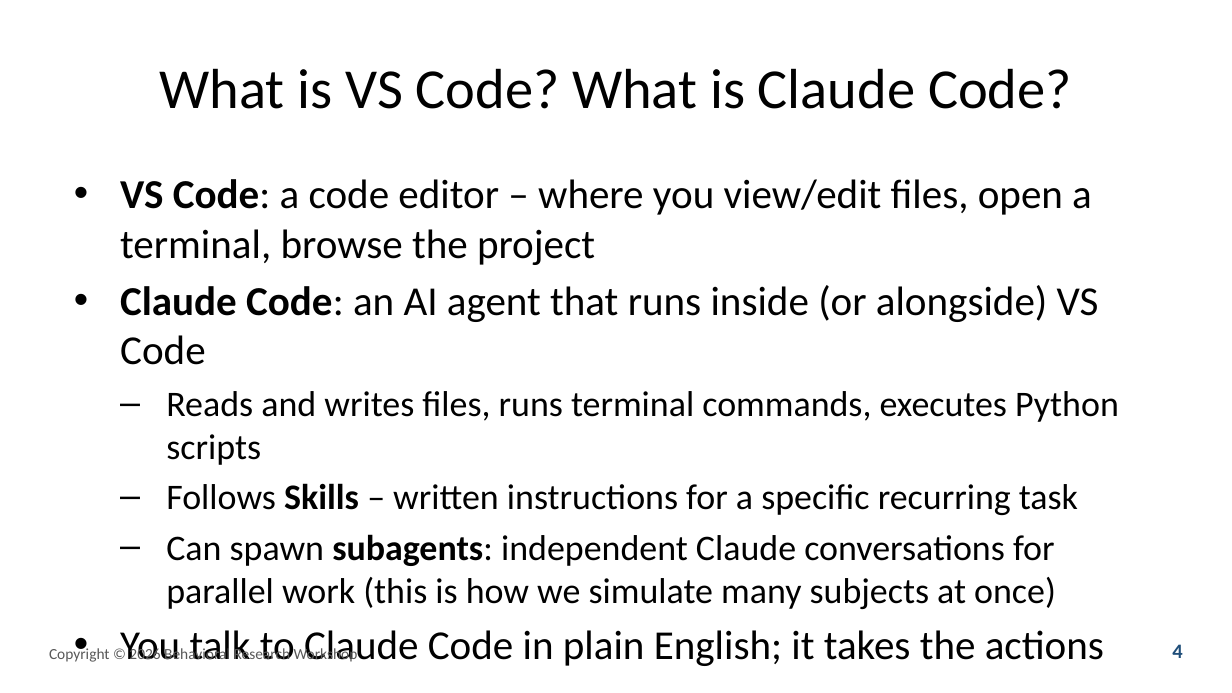
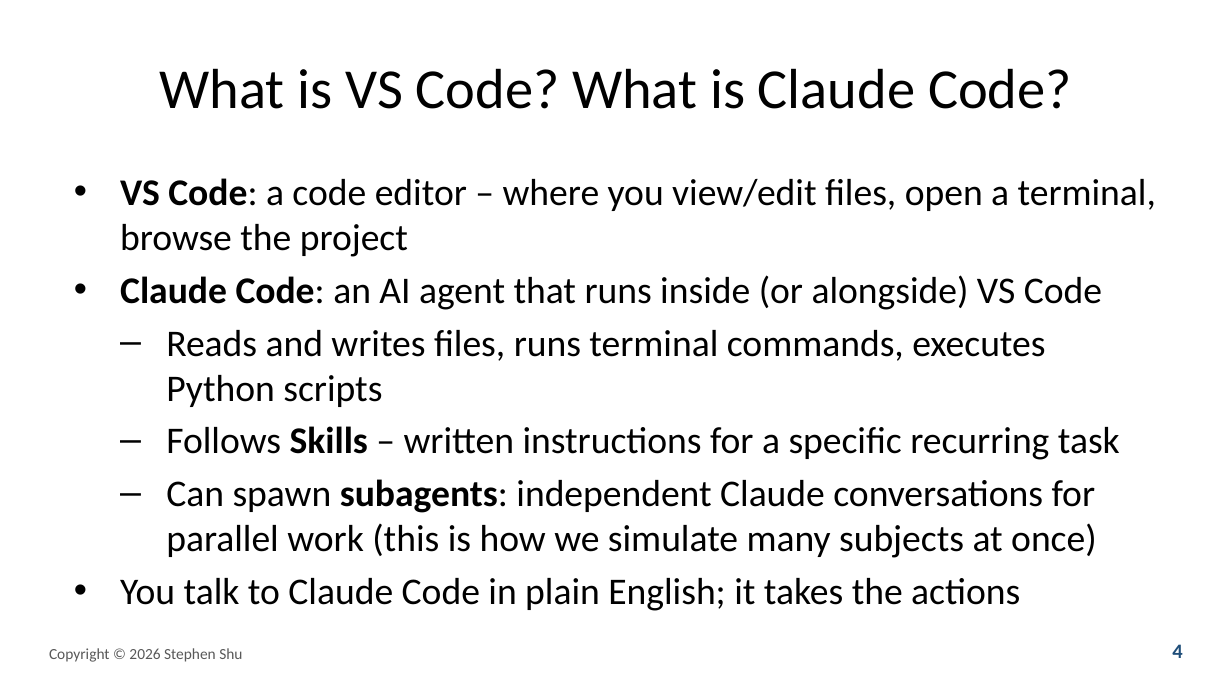
Before and after one commit to prof-stephenshu/behavioral-research-env, a slide deck: slide 4 of presentations/2026-workshop/slides.pptx. Drawn at 1232x693 pixels with LibreOffice and Linux fonts; fonts in the diff are those of the drawing. Boxes give left, top, right and bottom in pixels: in the first picture for what was removed or moved away, otherwise in the second. Text is boxed around its words. In the diff, an @@ line names an element or a change of style, - is before the commit and + after.

```diff
--- a/presentations/2026-workshop/slides.pptx
+++ b/presentations/2026-workshop/slides.pptx
@@ text "VS Code: a code editor ..." at [120, 178, 1156, 611]: size 24 to 22 pt in "VS Code: a code editor – where ...", "Claude Code: an AI agent that runs ...", "You talk to Claude Code in plain ..."; size 21 to 22 pt in "Reads and writes files, runs terminal commands, ...", "Follows Skills – written instructions for a ...", "Can spawn subagents: independent Claude conversations for ..." @@
@@ text at [49, 648, 242, 662]: text changed @@
-Copyright © 2026 Behavioral Research Workshop
+Copyright © 2026 Stephen Shu
```
Also in this commit, not shown: 29 other slides changed, 1 slide added, 4 other files.
